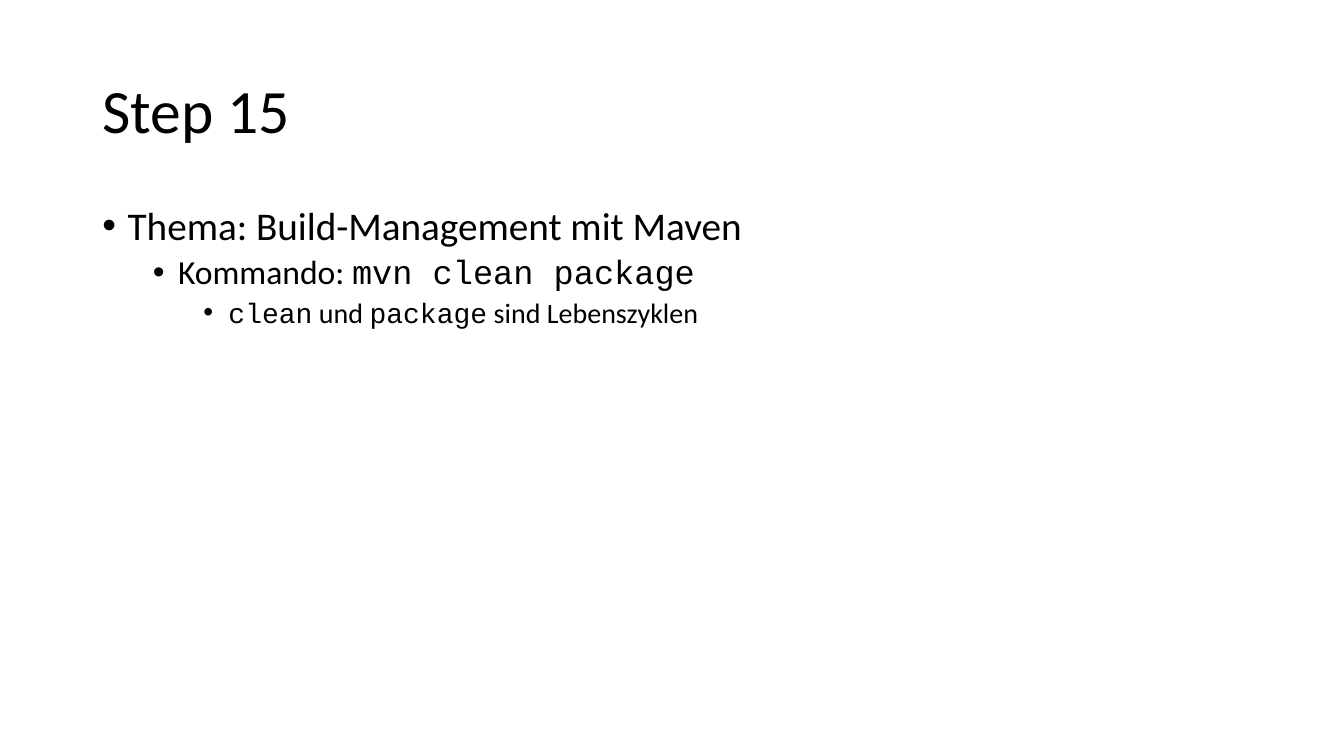
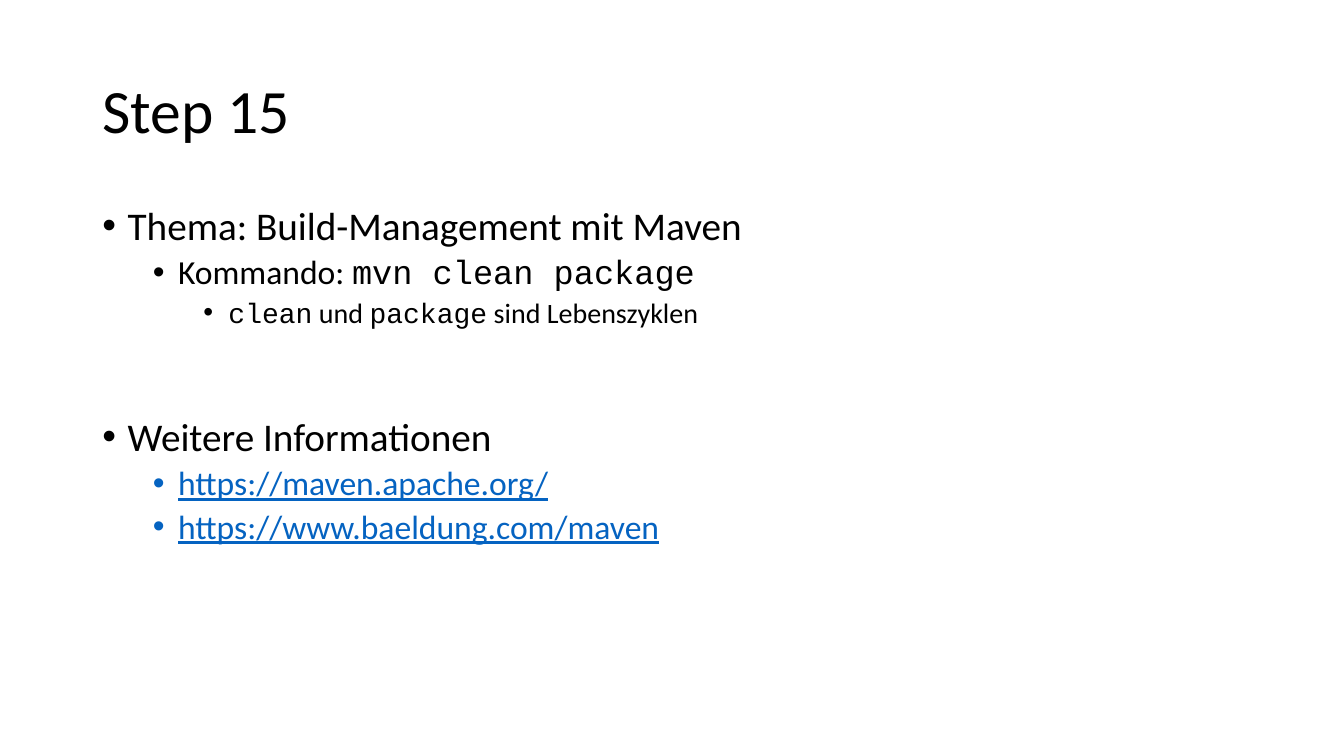
Before and after one commit to igeldo/PR4-SoSe23, a slide deck: slide 15 of Java-Starter.pptx (slide 16 before the commit). Drawn at 1344x756 pixels with LibreOffice and Linux fonts; fonts in the diff are those of the drawing. Boxes give left, top, right and bottom in pixels: in the first picture for what was removed or moved away, otherwise in the second. Text is boxed around its words. In the diff, an @@ line names an element or a change of style, - is before the commit and + after.

Commit message:
update documentation (up to step 0055)

```diff
--- a/Java-Starter.pptx
+++ b/Java-Starter.pptx
@@ text at <box>128,424,659,545</box>: paragraphs added @@
+• Weitere Informationen
+  • https://maven.apache.org/
+  • https://www.baeldung.com/maven
```
Also in this commit, not shown: 4 other slides changed, 8 slides added, 1 slide removed.
